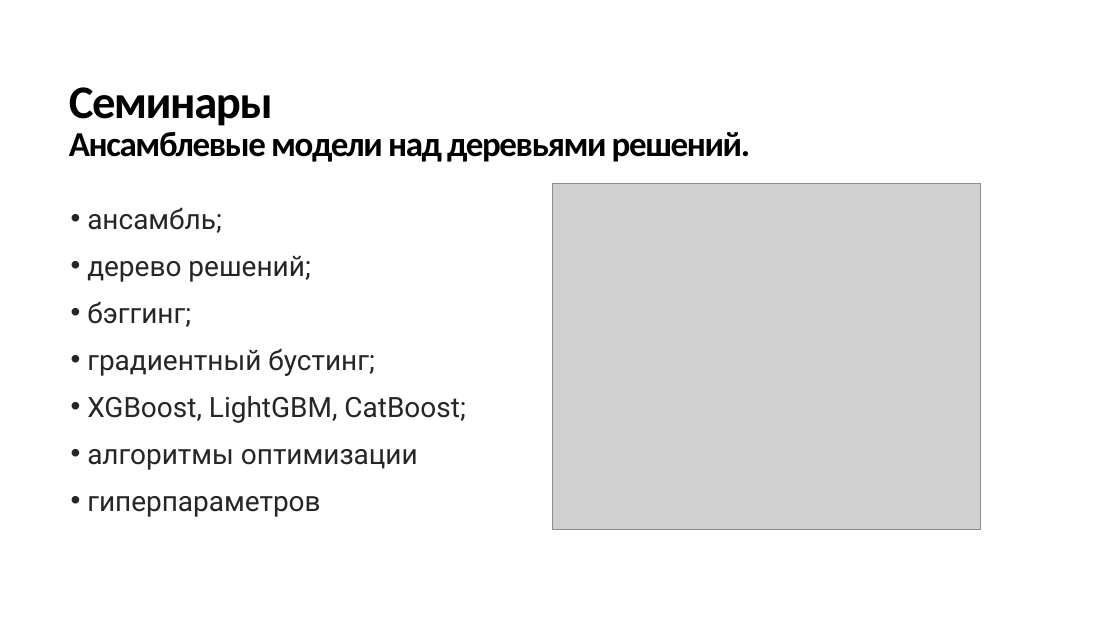
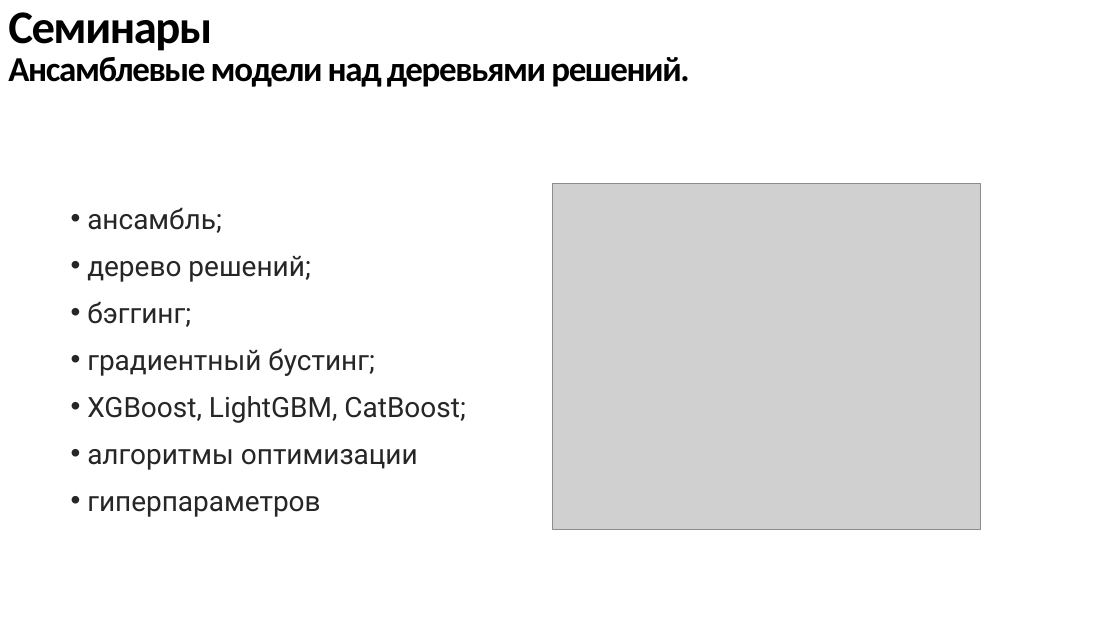
Before and after one commit to not-rdy/trainee, a slide deck: slide 3 of reports/final_report/rep_final.pptx. Drawn at 1120x630 pixels with LibreOffice and Linux fonts; fonts in the diff are those of the drawing; grey boxes stand for pictures. Boxes give left, top, right and bottom in pixels: in the first picture for what was removed or moved away, otherwise in the second. Text is boxed around its words. In the diff, an @@ line names an element or a change of style, - is before the commit and + after.

```diff
--- a/reports/final_report/rep_final.pptx
+++ b/reports/final_report/rep_final.pptx
@@ title "Семинары Ансамблевые модели над деревьями ...": place and size @@
-title "Семинары Ансамблевые модели над деревьями ..." at <box>69,87,750,162</box>
+title "Семинары Ансамблевые модели над деревьями ..." at <box>8,12,689,87</box>
```
Also in this commit, not shown: 2 other slides changed, 3 slides added, 10 other files.
